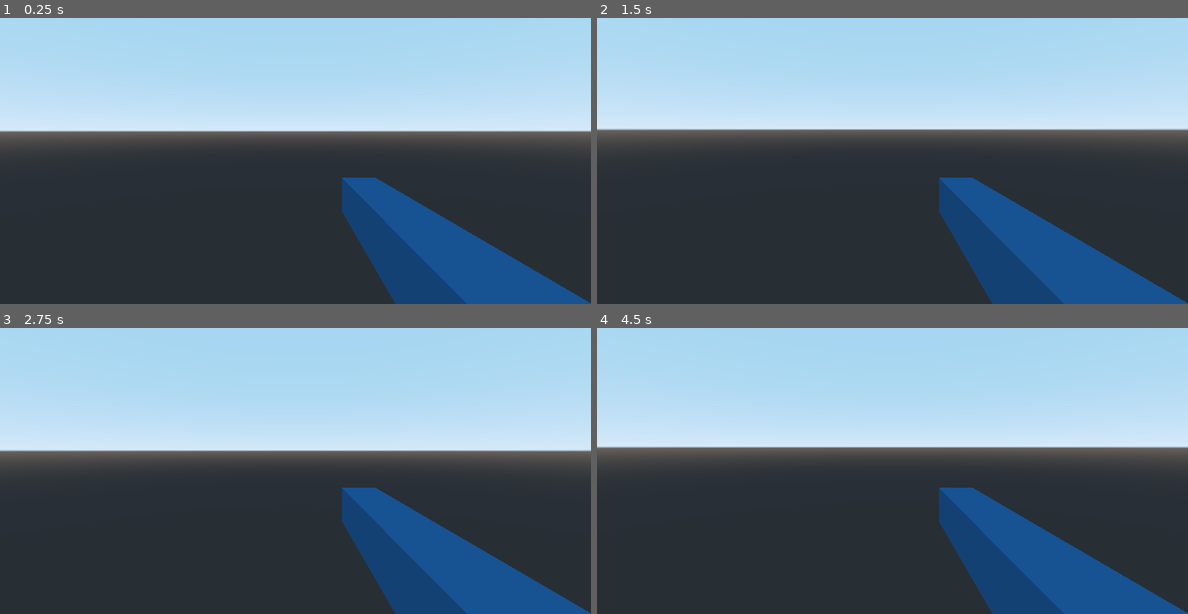
Above: before the commit, frames 1-4 (two rows, left to right).
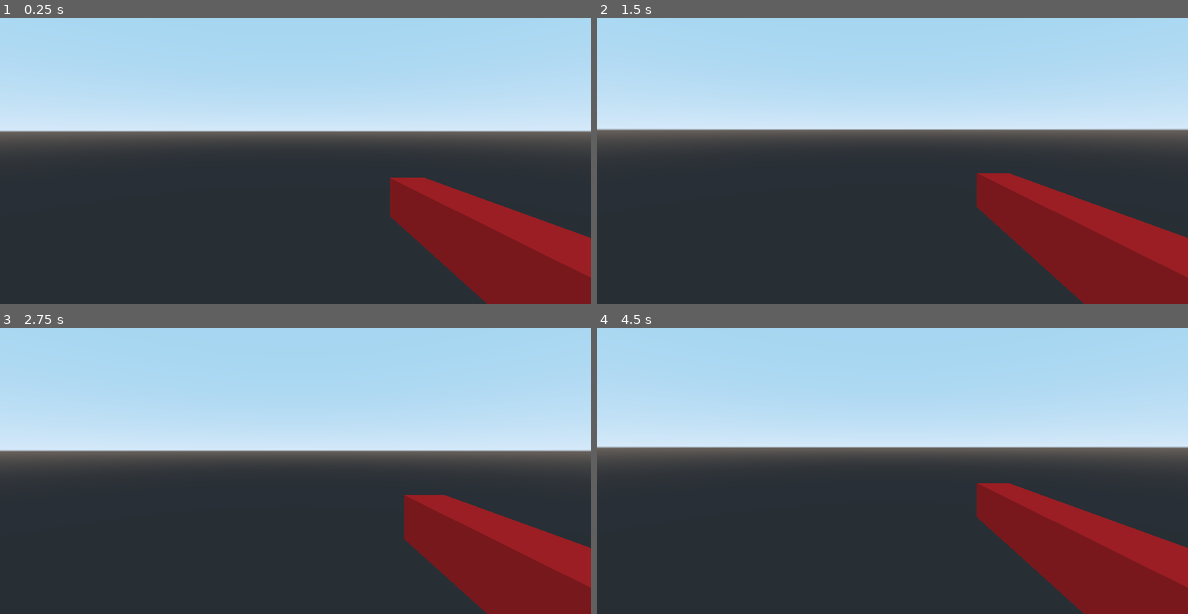
Above: after the commit, the same moments.

Repository: JustIccy/New-Project
Game: Godot game, scene res://Player.tscn
The game is run twice, just before and just after one commit, with the same random seed, the same clock (stepped at 60 frames per second) and the same inputs. The project has no main scene, so this scene is started directly.
Inputs (mouse positions are in pixels of both pictures, inside the frame that each line leads up to):
- Up to frame 1 (0.25 s): no input
- Up to frame 2 (1.5 s): tap Enter at 0.5 s; move the mouse to (922, 129) at 0.52 s; press the mouse at (922, 129) at 0.53 s; hold W (forward) from 0.53 s (still down); tap Space (jump) at 0.77, 1.25 s; move the mouse to (862, 132) at 1.27 s; release the mouse at (862, 132) at 1.28 s; click (862, 132) at 1.35 s
- Up to frame 3 (2.75 s): keep holding W (forward); tap Space (jump) at 1.52 s; tap Enter at 2 s; move the mouse to (307, 433) at 2.02 s; press the mouse at (307, 433) at 2.03 s
- Up to frame 4 (4.5 s): keep holding W (forward); tap Space (jump) at 2.75, 3.02, 3.77, 4.25 s; move the mouse to (886, 445) at 2.77 s; release the mouse at (886, 445) at 2.78 s; click (886, 445) at 2.85 s; tap Enter at 3.5 s; move the mouse to (933, 445) at 3.52 s; press the mouse at (933, 445) at 3.53 s; move the mouse to (845, 436) at 4.27 s; release the mouse at (845, 436) at 4.28 s; click (845, 436) at 4.35 s

The runs differ from the first frame. In frame 1, 14% of the frame differs, in the area x 57-100%, y 55-100%; in frame 2, 14%, in the area x 57-100%, y 54-100%; in frame 3, 14%; in frame 4, 14%.

Commit message:
new stuff

Diff:
--- /dev/null
+++ b/FPS Demo/Enemy.tscn
@@ -0,0 +1,22 @@
+[gd_scene load_steps=5 format=2]
+
+[ext_resource path="res://.import/Enemy.gd" type="Script" id=1]
+
+[sub_resource type="CapsuleShape" id=1]
+
+[sub_resource type="CapsuleMesh" id=2]
+
+[sub_resource type="SpatialMaterial" id=3]
+albedo_color = Color( 0.8, 0.137255, 0.137255, 1 )
+
+[node name="Enemy" type="KinematicBody"]
+script = ExtResource( 1 )
+
+[node name="CollisionShape" type="CollisionShape" parent="."]
+transform = Transform( 0.5, 0, 0, 0, -2.18557e-08, -0.5, 0, 0.5, -2.18557e-08, -0.0138254, 0.492533, -0.00577497 )
+shape = SubResource( 1 )
+
+[node name="MeshInstance" type="MeshInstance" parent="."]
+transform = Transform( 0.5, 0, 0, 0, -2.18557e-08, -0.5, 0, 0.5, -2.18557e-08, 0, 0.5, 0 )
+mesh = SubResource( 2 )
+material/0 = SubResource( 3 )
--- a/FPS Demo/Player.gd
+++ b/FPS Demo/Player.gd
@@ -4,23 +4,21 @@
 const MOVE_SPEED: float = 3.0
 const GRAVITY_ACCELERATION: float = 5.0
 const JUMP_FORCE: float = 3.0
+const MAX_CAM_SHAKE = 0.1
 
 onready var look_pivot: Spatial = $LookPivot
 onready var anim_player = $AnimationPlayer
-onready var camera = $Head/Camera
-onready var raycast = $Head/Camera/Raycast
+onready var camera = $LookPivot/Camera
+onready var raycast = $LookPivot/Camera/RayCast
 
-# Declare member variables here. Examples:
-# var a = 2
-# var b = "text"
+
 var damage = 10;
 var input_move: Vector3 = Vector3()
 var gravity_local: Vector3 = Vector3()
 var snap_vector: Vector3 = Vector3()
-# Called when the node enters the scene tree for the first time.
+
 func _ready():
 	Input.set_mouse_mode(Input.MOUSE_MODE_CAPTURED)
- # Replace with function body.
 
 func _input(event):
 	if event is InputEventMouseMotion:
@@ -28,7 +26,27 @@
 		look_pivot.rotate_x(deg2rad(event.relative.y)*MOUSE_SENSITIVITY)
 		look_pivot.rotation.x = clamp(look_pivot.rotation.x,deg2rad(-90),deg2rad(90))
 
+func fire():
+	if Input.is_action_pressed("fire"):
+		if not anim_player.is_playing():
+			camera.translation = lerp(camera.translation,
+				Vector3(rand_range(MAX_CAM_SHAKE, -MAX_CAM_SHAKE),
+				rand_range(MAX_CAM_SHAKE, -MAX_CAM_SHAKE), 0), 0.5)
+			print("fired a shot")
+			if raycast.is_colliding():
+				var target = raycast.get_collider()
+				if target.is_in_group("Enemy"):
+					print("hit target")
+					target.health -= damage
+
+		anim_player.play("AR")
+	else:
+		anim_player.stop()
+
 func _physics_process(delta):
+
+	fire()
+
 	input_move = get_input_direction() * MOVE_SPEED
 	if not is_on_floor():
 		gravity_local += GRAVITY_ACCELERATION * Vector3.DOWN * delta
@@ -54,6 +72,3 @@
 		Input.get_action_strength("left") - Input.get_action_strength("right")
 	)
 	return transform.basis.xform(Vector3(x,0,z)).normalized()
-# Called every frame. 'delta' is the elapsed time since the previous frame.
-#func _process(delta):
-#	pass
--- a/FPS Demo/Player.tscn
+++ b/FPS Demo/Player.tscn
@@ -10,35 +10,34 @@
 radius = 0.3
 mid_height = 0.8
 
-[sub_resource type="CubeMesh" id=3]
-size = Vector3( 0.143, 0.141, 0.85 )
+[sub_resource type="SpatialMaterial" id=3]
+albedo_color = Color( 0.87451, 0.156863, 0.156863, 1 )
 
-[sub_resource type="SpatialMaterial" id=4]
-albedo_color = Color( 0.121569, 0.458824, 0.788235, 1 )
-metallic = 0.36
-metallic_specular = 0.75
+[sub_resource type="CubeMesh" id=4]
 
-[sub_resource type="Animation" id=5]
+[sub_resource type="SpatialMaterial" id=5]
+albedo_color = Color( 0.941176, 0.113725, 0.113725, 1 )
+
+[sub_resource type="Animation" id=6]
 resource_name = "AR"
-length = 0.3
-loop = true
+length = 0.08
 tracks/0/type = "value"
-tracks/0/path = NodePath("LookPivot/Camera/hand/MeshInstance:translation")
+tracks/0/path = NodePath("LookPivot/Camera/Hand/MeshInstance:translation")
 tracks/0/interp = 1
 tracks/0/loop_wrap = true
 tracks/0/imported = false
 tracks/0/enabled = true
 tracks/0/keys = {
-"times": PoolRealArray( 0, 0.2, 0.4 ),
+"times": PoolRealArray( 0, 0.025, 0.075 ),
 "transitions": PoolRealArray( 1, 1, 1 ),
 "update": 0,
-"values": [ Vector3( -0.00661659, 0, -0.00335026 ), Vector3( -0.007, 0.018, 0.119 ), Vector3( -0.007, 0, 0 ) ]
+"values": [ Vector3( 0.516, -0.304, -0.635 ), Vector3( 0.516, -0.304, -0.413 ), Vector3( 0.516, -0.304, -0.842 ) ]
 }
 
-[sub_resource type="Animation" id=6]
+[sub_resource type="Animation" id=7]
 length = 0.001
 tracks/0/type = "value"
-tracks/0/path = NodePath("LookPivot/Camera/hand/MeshInstance:translation")
+tracks/0/path = NodePath("LookPivot/Camera/Hand/MeshInstance:translation")
 tracks/0/interp = 1
 tracks/0/loop_wrap = true
 tracks/0/imported = false
@@ -47,7 +46,7 @@
 "times": PoolRealArray( 0 ),
 "transitions": PoolRealArray( 1 ),
 "update": 0,
-"values": [ Vector3( -0.00661659, 0, -0.00335026 ) ]
+"values": [ Vector3( 0.516, -0.304, -0.635 ) ]
 }
 
 [node name="Player" type="KinematicBody"]
@@ -61,26 +60,24 @@
 [node name="MeshInstance" type="MeshInstance" parent="CollisionShape"]
 mesh = SubResource( 2 )
 skeleton = NodePath("../..")
-material/0 = null
+material/0 = SubResource( 3 )
 
 [node name="LookPivot" type="Spatial" parent="."]
-transform = Transform( 1, 0, 0, 0, 1, 0, 0, 0, 1, 0, 0.43066, 0 )
 
 [node name="Camera" type="Camera" parent="LookPivot"]
-transform = Transform( -1, 0, -8.74228e-08, 0, 1, 0, 8.74228e-08, 0, -1, 0, 0, 0 )
+transform = Transform( -1, 0, -1.50996e-07, 0, 1, 0, 1.50996e-07, 0, -1, 0, 0, 0 )
 
 [node name="RayCast" type="RayCast" parent="LookPivot/Camera"]
 enabled = true
 cast_to = Vector3( 0, 0, -200 )
 
-[node name="hand" type="Spatial" parent="LookPivot/Camera"]
-transform = Transform( 1, 0, 0, 0, 1, 0, 0, 0, 1, 0.274, -0.268, -0.613 )
+[node name="Hand" type="Spatial" parent="LookPivot/Camera"]
 
-[node name="MeshInstance" type="MeshInstance" parent="LookPivot/Camera/hand"]
-transform = Transform( 1, 0, 0, 0, 1, 0, 0, 0, 1, -0.00661659, 0, -0.00335026 )
-mesh = SubResource( 3 )
-material/0 = SubResource( 4 )
+[node name="MeshInstance" type="MeshInstance" parent="LookPivot/Camera/Hand"]
+transform = Transform( 0.081, 0, 0, 0, 0.088, 0, 0, 0, 0.503, 0.516, -0.304, -0.635 )
+mesh = SubResource( 4 )
+material/0 = SubResource( 5 )
 
 [node name="AnimationPlayer" type="AnimationPlayer" parent="."]
-anims/AR = SubResource( 5 )
-anims/RESET = SubResource( 6 )
+anims/AR = SubResource( 6 )
+anims/RESET = SubResource( 7 )
--- a/FPS Demo/project.godot
+++ b/FPS Demo/project.godot
@@ -41,6 +41,11 @@
 "events": [ Object(InputEventKey,"resource_local_to_scene":false,"resource_name":"","device":0,"alt":false,"shift":false,"control":false,"meta":false,"command":false,"pressed":false,"scancode":32,"physical_scancode":0,"unicode":0,"echo":false,"script":null)
  ]
 }
+fire={
+"deadzone": 0.5,
+"events": [ Object(InputEventMouseButton,"resource_local_to_scene":false,"resource_name":"","device":0,"alt":false,"shift":false,"control":false,"meta":false,"command":false,"button_mask":0,"position":Vector2( 0, 0 ),"global_position":Vector2( 0, 0 ),"factor":1.0,"button_index":1,"pressed":false,"doubleclick":false,"script":null)
+ ]
+}
 
 [physics]
 
Not shown: 1 places in FPS Demo/Player.tscn that only renumber resources
